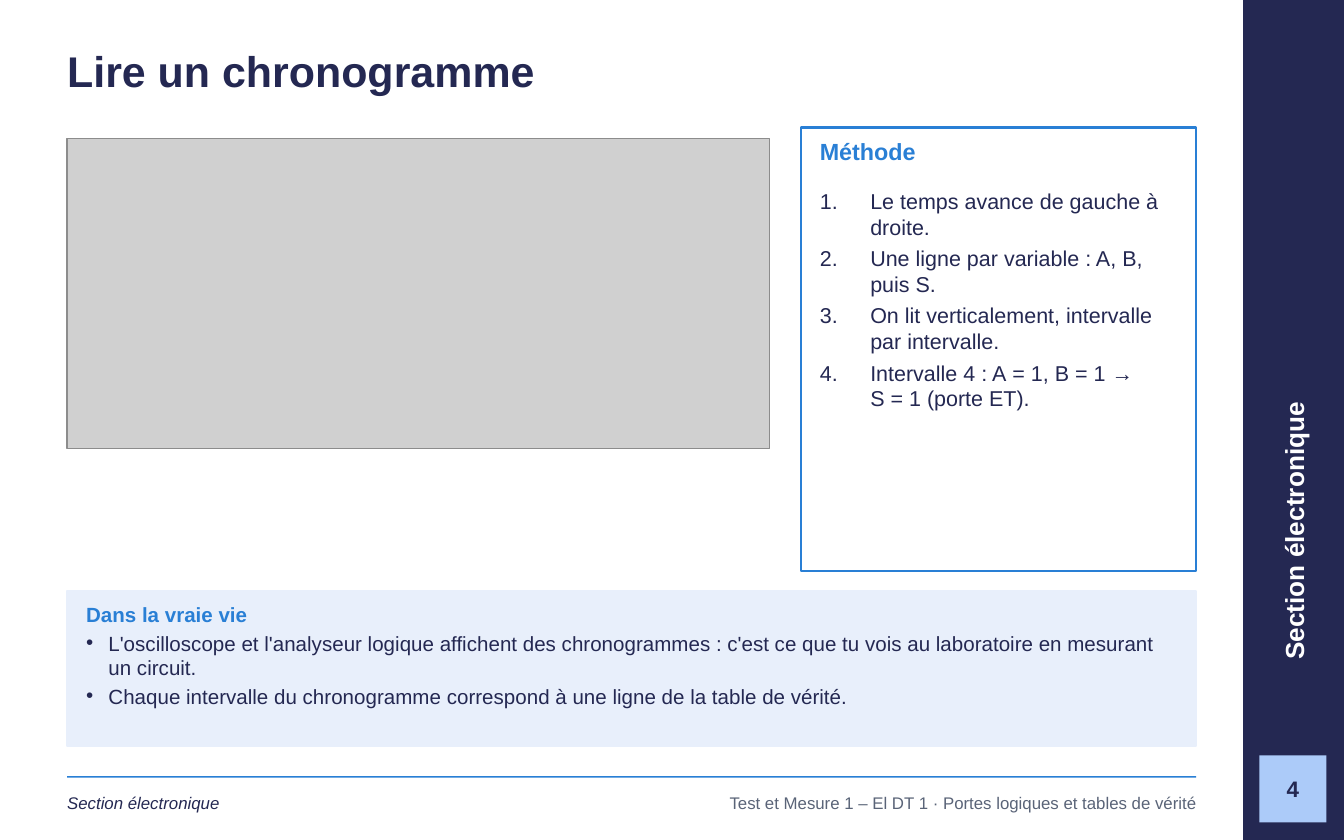
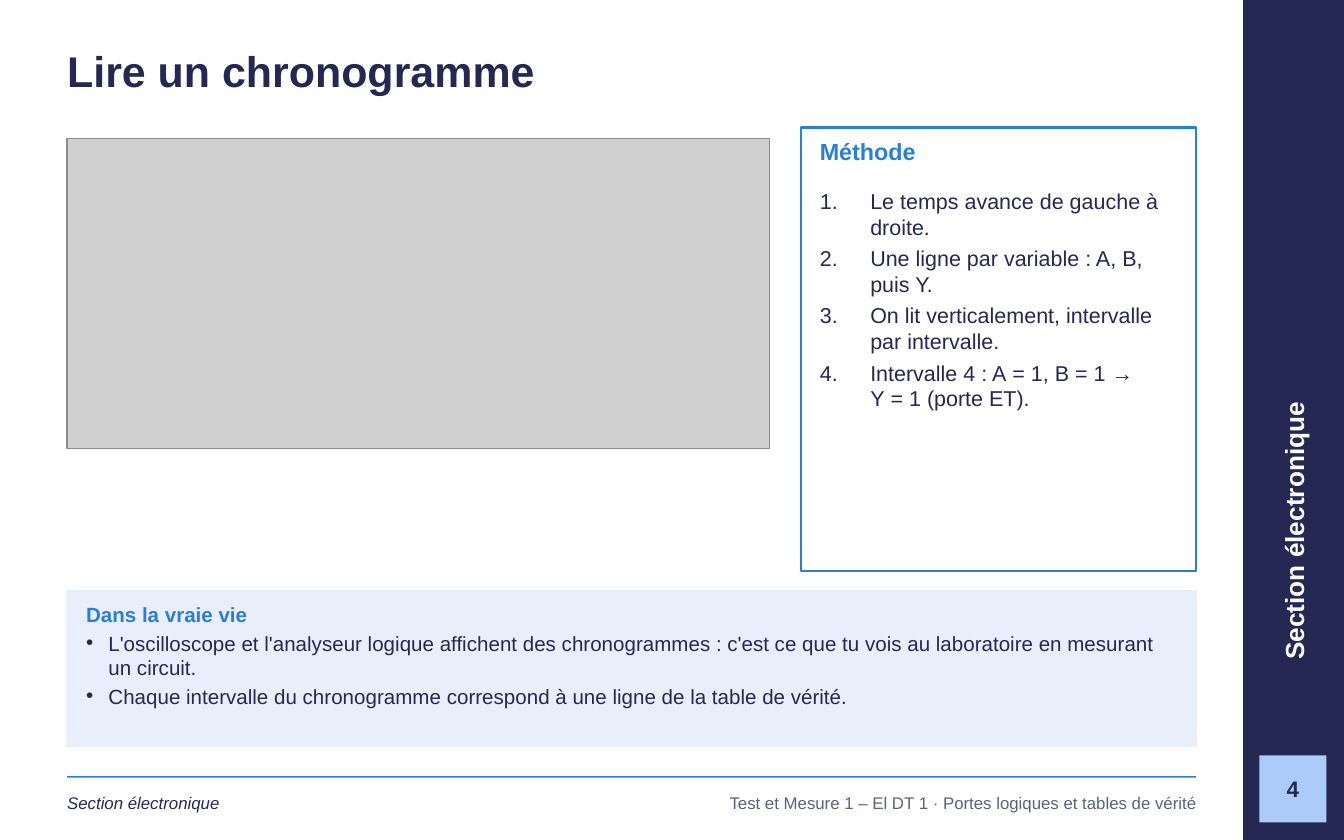
Before and after one commit to GlemoineETML/cours-etml, a slide deck: slide 4 of reference/tm1/semaine-1/120 Portes logiques et tables de vérité.pptx. Drawn at 1344x840 pixels with LibreOffice and Linux fonts; fonts in the diff are those of the drawing; grey boxes stand for pictures; background and template pictures are left out. Boxes give left, top, right and bottom in pixels: in the first picture for what was removed or moved away, otherwise in the second. Text is boxed around its words. In the diff, an @@ line names an element or a change of style, - is before the commit and + after.

```diff
--- a/reference/tm1/semaine-1/120 Portes logiques et tables de vérité.pptx
+++ b/reference/tm1/semaine-1/120 Portes logiques et tables de vérité.pptx
@@ text at <box>870,250,1142,297</box>: text changed @@
-2. Une ligne par variable : A, B, puis S.
+2. Une ligne par variable : A, B, puis Y.
@@ text at <box>870,365,1106,411</box>: text changed @@
-4. Intervalle 4 : A = 1, B = 1 → S = 1 (porte ET).
+4. Intervalle 4 : A = 1, B = 1 → Y = 1 (porte ET).
```
Also in this commit, not shown: 16 other slides changed, 1 slide removed, 4 other files.
